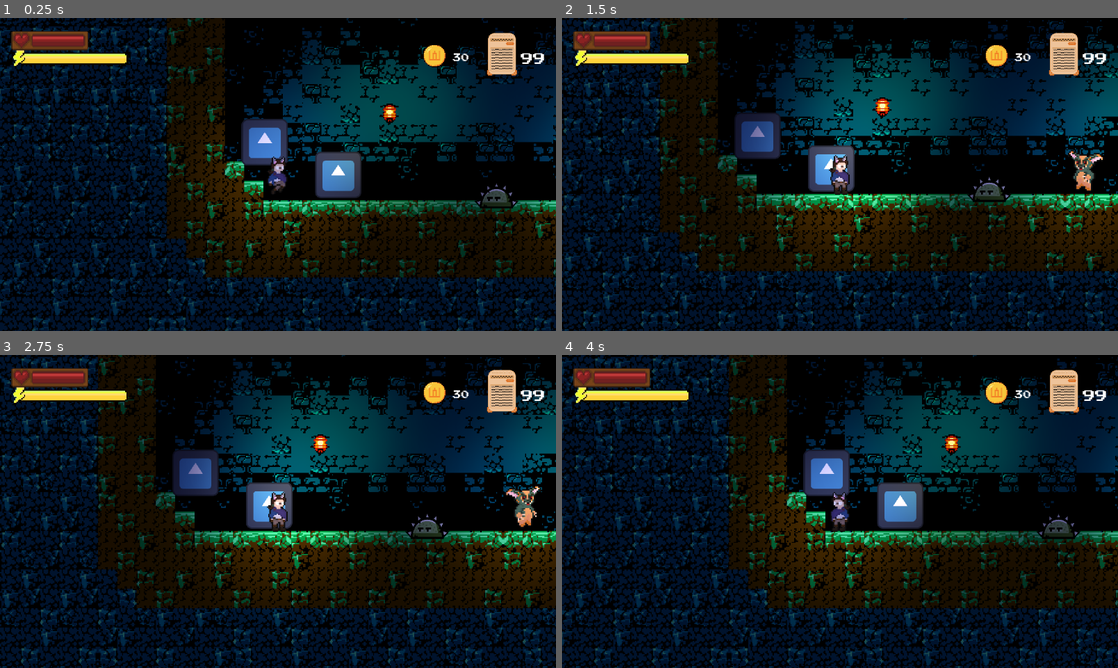
Above: before the commit, frames 1-4 (two rows, left to right).
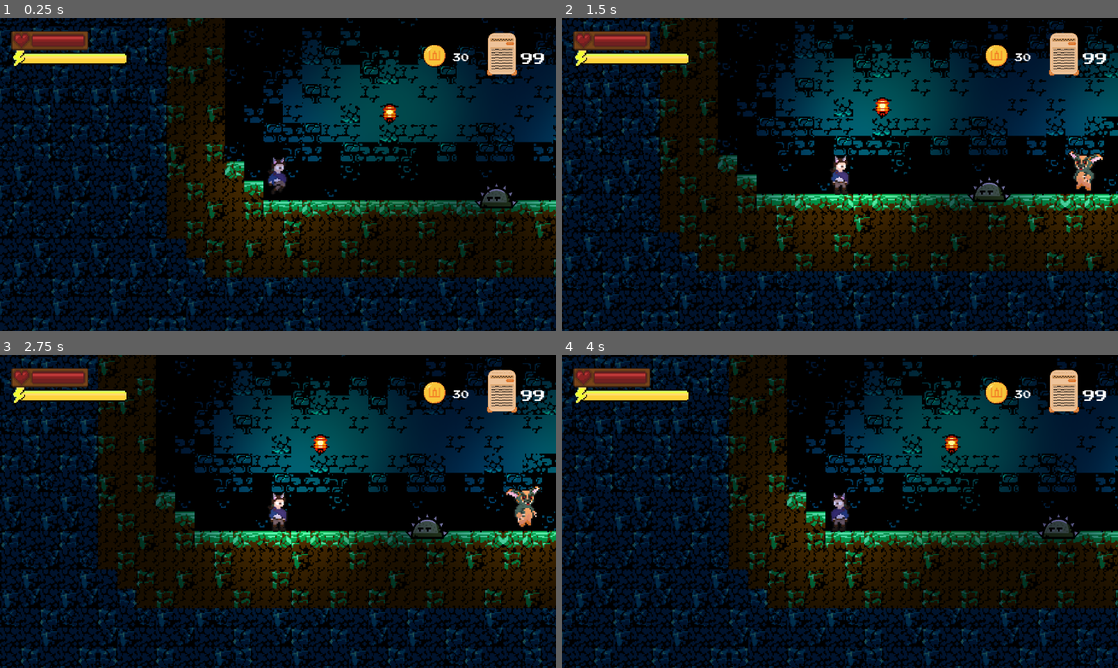
Above: after the commit, the same moments.

Repository: PoKiekKugelis/programavimo_inzinerija
Game: Godot game, scene res://scenes/game scenes/game.tscn
Two runs of this game, one before a commit and one after it. Both use one fixed random seed, a clock stepped at 60 frames per second and the inputs below. This scene is started directly instead of the project's main scene. The engine's default icon, where the game draws it, is replaced by a stand-in: a white triangle on a blue panel in a dark square.
Inputs (mouse positions are in pixels of both pictures, inside the frame that each line leads up to):
- Up to frame 1 (0.25 s): no input
- Up to frame 2 (1.5 s): tap Enter at 0.5 s; move the mouse to (962, 158) at 0.52 s; press the mouse at (962, 158) at 0.53 s; hold D (right) 0.53-1.25 s; release the mouse at (962, 158) at 1.25 s; drag from (728, 190) to (828, 168) at 1.27 s
- Up to frame 3 (2.75 s): click "99" at 2 s
- Up to frame 4 (4 s): move the mouse to (895, 442) at 2.77 s; hold A (left) 2.78-3.5 s; hold Right mouse button (right_mouse) 2.78-3.5 s; drag from (812, 574) to (828, 473) at 3.52 s

The runs differ from the first frame. In frame 1, 2.4% of the frame differs, in the area x 43-65%, y 32-58%; in frame 2, 2.1%; in frame 3, 2.1%; in frame 4, 2.4%, in the area x 43-65%, y 30-56%.

Commit message:
Added the last few details
- Added workbench sprite
- Made test items invisible

Diff:
--- a/hub/scenes/hub.tscn
+++ b/hub/scenes/hub.tscn
@@ -1,21 +1,22 @@
-[gd_scene load_steps=25 format=4 uid="uid://bmqhwxmmqnn87"]
+[gd_scene load_steps=26 format=4 uid="uid://bmqhwxmmqnn87"]
 
 [ext_resource type="TileSet" uid="uid://t0wnjvlc72lf" path="res://assets/tileset/TrapmoorTileset_v03.tres" id="1_qssp3"]
 [ext_resource type="Script" uid="uid://duqq4yinrkjbt" path="res://hub/scripts/hub.gd" id="1_s6eg2"]
-[ext_resource type="Texture2D" uid="uid://5q6w17gcbqgl" path="res://assets/sprites/StoneTent.png" id="2_7wvbm"]
+[ext_resource type="Texture2D" uid="uid://bjng2drght1vb" path="res://assets/sprites/StoneTent.png" id="2_7wvbm"]
 [ext_resource type="Script" uid="uid://dwqhx0j3k5vv" path="res://hub/scripts/RockNPC.gd" id="3_7wvbm"]
 [ext_resource type="PackedScene" uid="uid://1ef0qace5vhk" path="res://scenes/signs and menus/input_settings_screen.tscn" id="4_67nrf"]
 [ext_resource type="PackedScene" uid="uid://bbqlak1r4oxq8" path="res://hub/scenes/leave_hub_screen.tscn" id="4_glsmu"]
 [ext_resource type="PackedScene" uid="uid://duelb2q8ha7hp" path="res://scenes/signs and menus/pause_screen.tscn" id="5_bfqb0"]
-[ext_resource type="Texture2D" uid="uid://krghf45pc6i" path="res://assets/sprites/Medis.png" id="6_3wyi3"]
+[ext_resource type="Texture2D" uid="uid://cu78w3kw560rd" path="res://assets/sprites/Medis.png" id="6_3wyi3"]
 [ext_resource type="PackedScene" uid="uid://baxsig0ds3i82" path="res://scenes/signs and menus/settings_screen.tscn" id="6_knpcs"]
-[ext_resource type="Texture2D" uid="uid://psg3v514y8it" path="res://assets/sprites/PlaceHolder.png" id="7_441x5"]
+[ext_resource type="Texture2D" uid="uid://dsujbt6wcckt7" path="res://assets/sprites/PlaceHolder.png" id="7_441x5"]
 [ext_resource type="PackedScene" uid="uid://djo7ykvws1gy2" path="res://scenes/signs and menus/material_conversion.tscn" id="10_x3hp0"]
-[ext_resource type="Texture2D" uid="uid://dfeo2shn0lub5" path="res://assets/sprites/house1.png" id="11_eti5x"]
-[ext_resource type="Texture2D" uid="uid://bb6egld4r4rvs" path="res://assets/sprites/cart1.png" id="12_0u82r"]
-[ext_resource type="Texture2D" uid="uid://bcp55v43iu5gh" path="res://assets/sprites/sign.png" id="12_s6eg2"]
-[ext_resource type="Script" uid="uid://c3wbv83gxvscw" path="res://hub/scripts/workbench.gd" id="13_knpcs"]
+[ext_resource type="Texture2D" uid="uid://ckq6e852q8fe" path="res://assets/sprites/house1.png" id="11_eti5x"]
+[ext_resource type="Texture2D" uid="uid://bj23ixn7yvix3" path="res://assets/sprites/cart1.png" id="12_0u82r"]
+[ext_resource type="Texture2D" uid="uid://d0kl7j5xpc30i" path="res://assets/sprites/sign.png" id="12_s6eg2"]
+[ext_resource type="Script" uid="uid://b1x0ymxq2s0n1" path="res://hub/scripts/workbench.gd" id="13_knpcs"]
 [ext_resource type="PackedScene" uid="uid://lmekykqp8eu5" path="res://scenes/Lights/lamp.tscn" id="14_2h5ev"]
+[ext_resource type="Texture2D" uid="uid://f7xg2qjik286" path="res://assets/sprites/Table1.png" id="15_0u82r"]
 
 [sub_resource type="RectangleShape2D" id="RectangleShape2D_7wvbm"]
 size = Vector2(20, 222)
@@ -195,9 +196,9 @@
 script = ExtResource("13_knpcs")
 
 [node name="Sprite2D" type="Sprite2D" parent="Workbench"]
-position = Vector2(5.99997, 5.99999)
-scale = Vector2(0.124105, 0.039488)
-texture = ExtResource("7_441x5")
+position = Vector2(5.99997, 4.00001)
+scale = Vector2(0.771276, 0.771276)
+texture = ExtResource("15_0u82r")
 
 [node name="Panel" type="Panel" parent="Workbench"]
 visible = false
@@ -231,7 +232,6 @@
 vertical_alignment = 1
 
 [node name="Area2D" type="Area2D" parent="Workbench"]
-visible = false
 position = Vector2(0, 6)
 scale = Vector2(0.342071, 0.676033)
 
--- a/scenes/game scenes/game.tscn
+++ b/scenes/game scenes/game.tscn
@@ -35,6 +35,7 @@
 target_level = ExtResource("7_rysoc")
 
 [node name="Inventory_Item" parent="." instance=ExtResource("3_b0nof")]
+visible = false
 position = Vector2(-146, 11)
 item_type = "test type"
 item_name = "test name"
@@ -42,6 +43,7 @@
 item_effect = "test effect"
 
 [node name="Inventory_Item2" parent="." instance=ExtResource("3_b0nof")]
+visible = false
 position = Vector2(-207, -16)
 item_type = "test1"
 item_name = "a"
--- a/scenes/game scenes/level1.tscn
+++ b/scenes/game scenes/level1.tscn
@@ -276,6 +276,7 @@
 position = Vector2(1392, 61)
 
 [node name="Inventory_Item" parent="." instance=ExtResource("10_jvkml")]
+visible = false
 position = Vector2(171, 132)
 item_type = "test type"
 item_name = "test name"
@@ -283,6 +284,7 @@
 item_effect = "test effect"
 
 [node name="Inventory_Item2" parent="." instance=ExtResource("10_jvkml")]
+visible = false
 position = Vector2(110, 105)
 item_type = "test1"
 item_name = "a"
Binary file added: assets/sprites/Table1.png
Not shown: 1 places in scenes/game scenes/game.tscn that only renumber resources
Not shown: 2 places in scenes/game scenes/level1.tscn that only renumber resources
